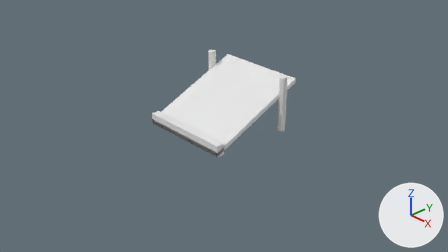
The Blender file maybraid/art/furniture/shelf/row/shelf_row_001.blend, before and after one commit.
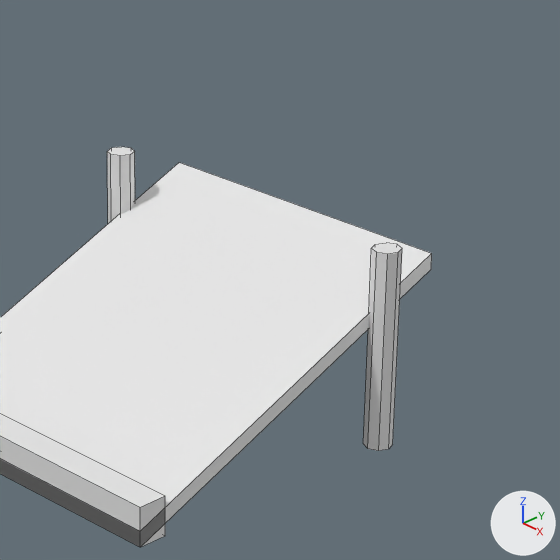
Each version is shown from the file's camera 'Camera', then close up on the part from 40% to 74% of the width and 4% to 64% of the height. The lights are fixed; the arrows at lower right show +X, +Y and +Z. The older version's two pictures come first. The close-ups show mesh edges as thin lines.

Before the edit, the objects in view are built like this:
```python
me_shelf_row_001 = bpy.data.meshes.new('shelf_row_001')
me_shelf_row_001.from_pydata(...)  # 48 vertices, 32 faces; spans x -0.97..0.97, y -0.95..0.92, z 0.0..1.0
ob_shelf_row_001 = bpy.data.objects.new('shelf_row_001', me_shelf_row_001)
ob_shelf_row_001.location = (0.0, 0.0, 0.0)
```
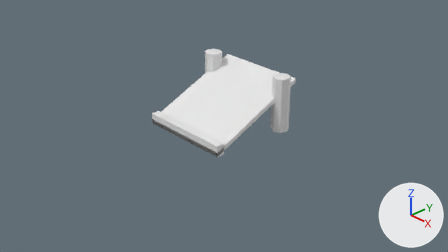
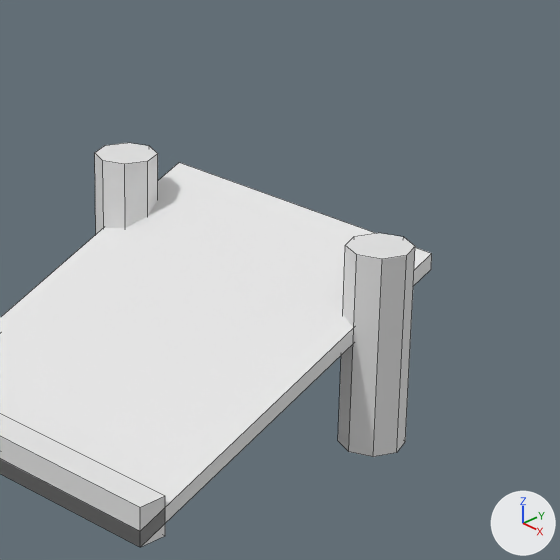
Changed parts and their boxes [x1, y1, x2, y2] in the close-ups (560 x 560 px; the box of a moved part takes in the faces that stretch with it):
'shelf_row_001', reshaped: before [0, 147, 432, 547]; after [0, 143, 432, 547]
part 1 of me_shelf_row_001, moved or reshaped: before [107, 147, 135, 224]; after [95, 143, 158, 234]
part 2 of me_shelf_row_001, moved or reshaped: before [363, 243, 402, 451]; after [338, 233, 415, 457]

The change, as a list of edits to the scene's bpy script:
```text
Change me_shelf_row_001:
    used by ob_shelf_row_001; location = (0.0, 0.0, 0.0)
    remove me_shelf_row_001.from_pydata(...)  # 48 vertices, 32 faces; spans x -0.97..0.97, y -0.95..0.92, z 0.0..1.0
    add me_shelf_row_001.from_pydata(...)  # 48 vertices, 32 faces; spans x -1.02..1.02, y -0.95..0.92, z 0.0..1.0
    me_shelf_row_001 part 1: the loose piece of 16 vertices spanning x -0.97..-0.83, y 0.48..0.62, z 0.0..1.0 is scaled about its middle by (2.29, 2.29, 1), then moved by (0.04, 0.0, 0.0)
    me_shelf_row_001 part 2: the loose piece of 16 vertices spanning x 0.83..0.97, y 0.48..0.62, z 0.0..1.0 is scaled about its middle by (2.29, 2.29, 1), then moved by (-0.04, 0.0, 0.0)
```
